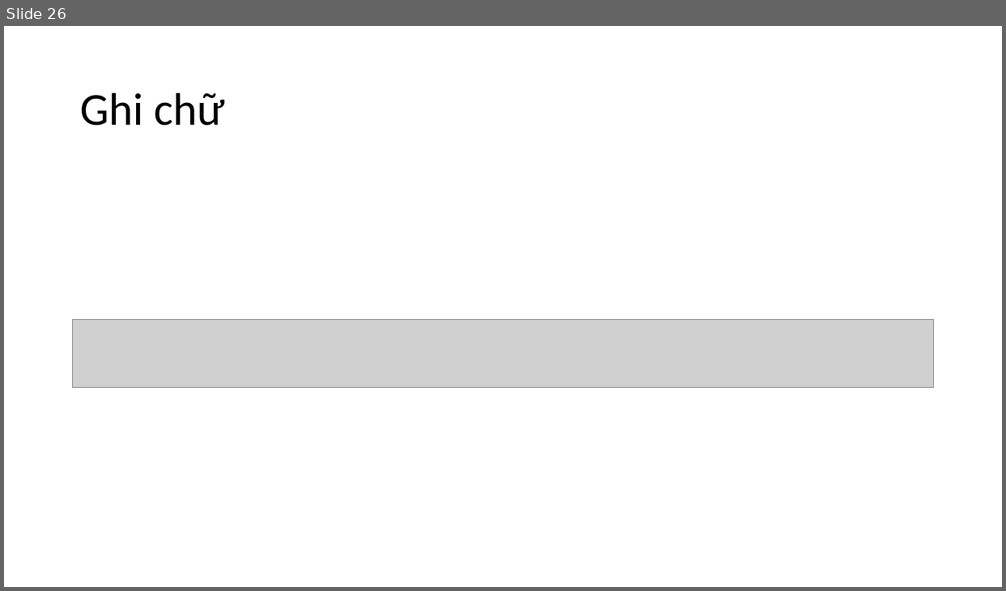
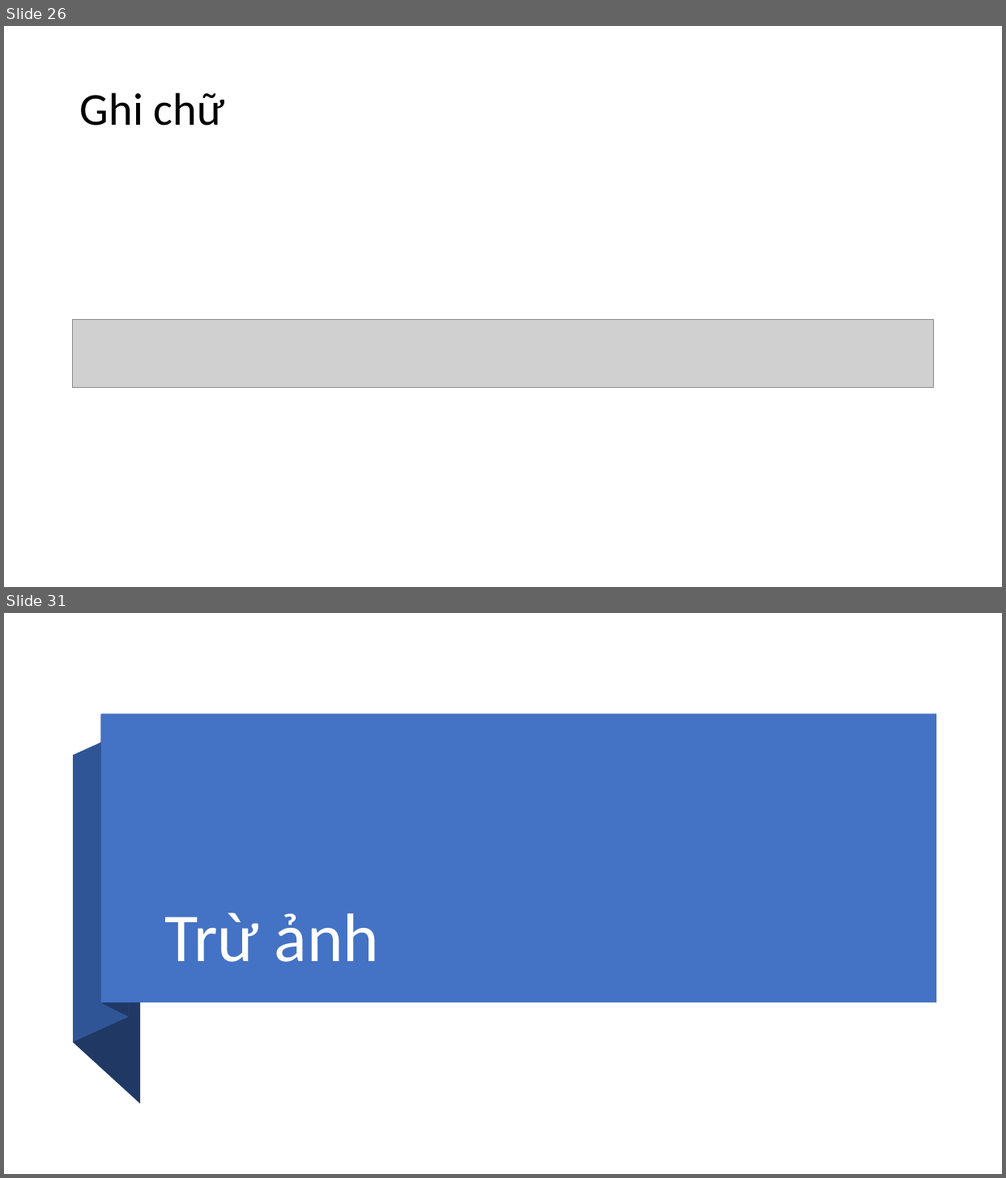
Before and after one commit to levinhhoang16/PyOpenCVCourse, a slide deck: Lecture/OpenCVCoban.pptx. Shown one above the other, each under a label of ours: slide 26 before the commit, slides 26 and 31 after it; the slides between them are not shown. The pictures are 1006x591 and 1006x1178 pixels, drawn with LibreOffice and Linux fonts; fonts in the diff are those of the drawing; grey boxes stand for pictures. Boxes give left, top, right and bottom in pixels: in the first picture for what was removed or moved away, otherwise in the second. Text is boxed around its words. In the diff, an @@ line names an element or a change of style, - is before the commit and + after.

```diff
--- a/Lecture/OpenCVCoban.pptx
+++ b/Lecture/OpenCVCoban.pptx
@@ slide 31 added at (4,613,1002,1174), background #FFFFFF @@
@@ freeform shape added at (73,730,129,1043), fill #2F5597 @@
@@ freeform shape added at (100,715,129,1018), fill #203864 @@
@@ rectangle added at (100,714,936,1003), fill #4472C4 @@
@@ freeform shape added at (73,757,140,1104), fill #203864 @@
@@ title added at (164,913,379,962), 66 pt, text #FFFFFF @@
+Trừ ảnh
```
Also in this commit, not shown: 5 other slides added, 2 other files.
